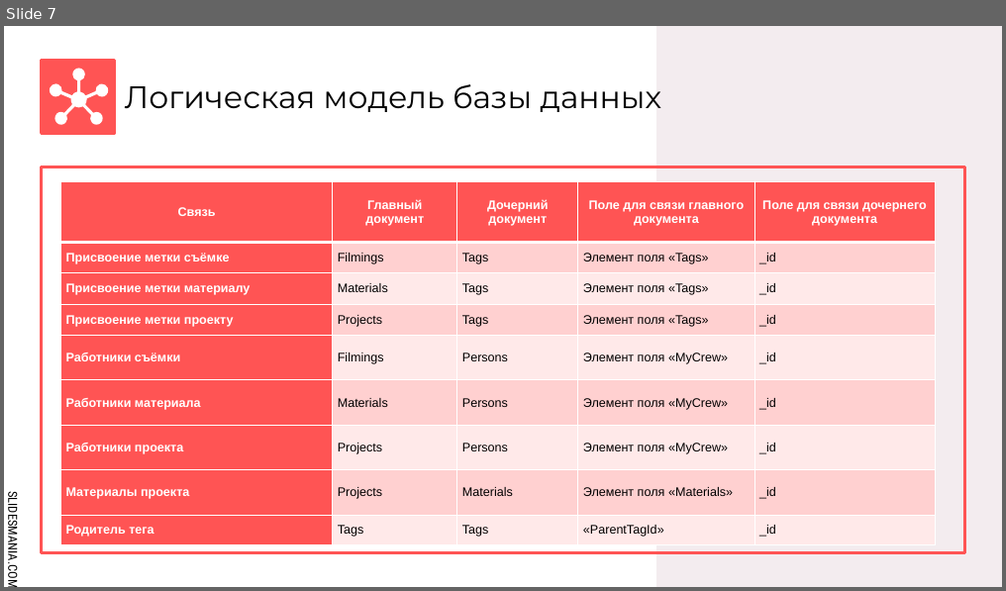
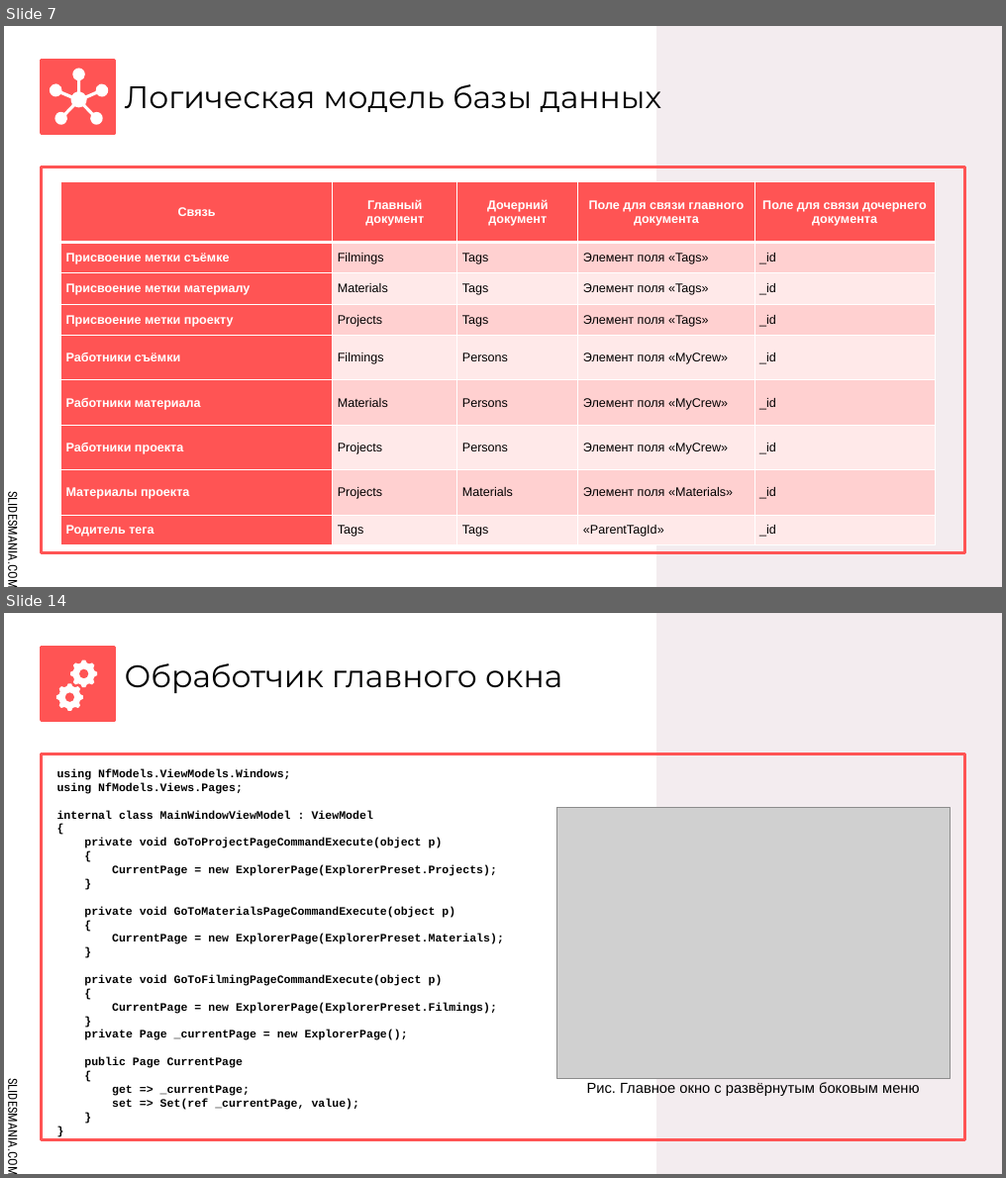
Before and after one commit to IvanLink-py/CourseWork-2023, a slide deck: Защита/Презентация.pptx. Shown one above the other, each under a label of ours: slide 7 before the commit, slides 7 and 14 after it; the slides between them are not shown. The pictures are 1006x591 and 1006x1178 pixels, drawn with LibreOffice and Linux fonts; fonts in the diff are those of the drawing; grey boxes stand for pictures. Boxes give left, top, right and bottom in pixels: in the first picture for what was removed or moved away, otherwise in the second. Text is boxed around its words. In the diff, an @@ line names an element or a change of style, - is before the commit and + after.

```diff
--- a/Защита/Презентация.pptx
+++ b/Защита/Презентация.pptx
@@ slide 14 added at [4,613,1002,1174], background #FFFFFF; not listed: 4 template elements that a slide beside it also shows @@
@@ freeform shape added at [70,661,98,688], fill #FFFFFF @@
@@ title added at [125,663,562,693], 30 pt, text #000000 @@
+Обработчик главного окна
@@ freeform shape added at [56,683,83,711], fill #FFFFFF @@
@@ text added at [57,769,504,1110], 11 pt, text #000000, bold @@
+using NfModels.ViewModels.Windows;
+using NfModels.Views.Pages;
+internal class MainWindowViewModel : ViewModel
+{
+private void GoToProjectPageCommandExecute(object p)
+{
+CurrentPage = new ExplorerPage(ExplorerPreset.Projects);
+}
+private void GoToMaterialsPageCommandExecute(object p)
+{
+CurrentPage = new ExplorerPage(ExplorerPreset.Materials);
+}
+private void GoToFilmingPageCommandExecute(object p)
+{
+CurrentPage = new ExplorerPage(ExplorerPreset.Filmings);
+}
+private Page _currentPage = new ExplorerPage();
+public Page CurrentPage
+{
+get => _currentPage;
+set => Set(ref _currentPage, value);
+}
+}
@@ picture added at [557,808,950,1078] @@
@@ text added at [587,1082,919,1096], 14 pt, text #000000 @@
+Рис. Главное окно с развёрнутым боковым меню
```
Also in this commit, not shown: 1 slide changed, 6 other slides added, 6 slides removed, 2 other files.
